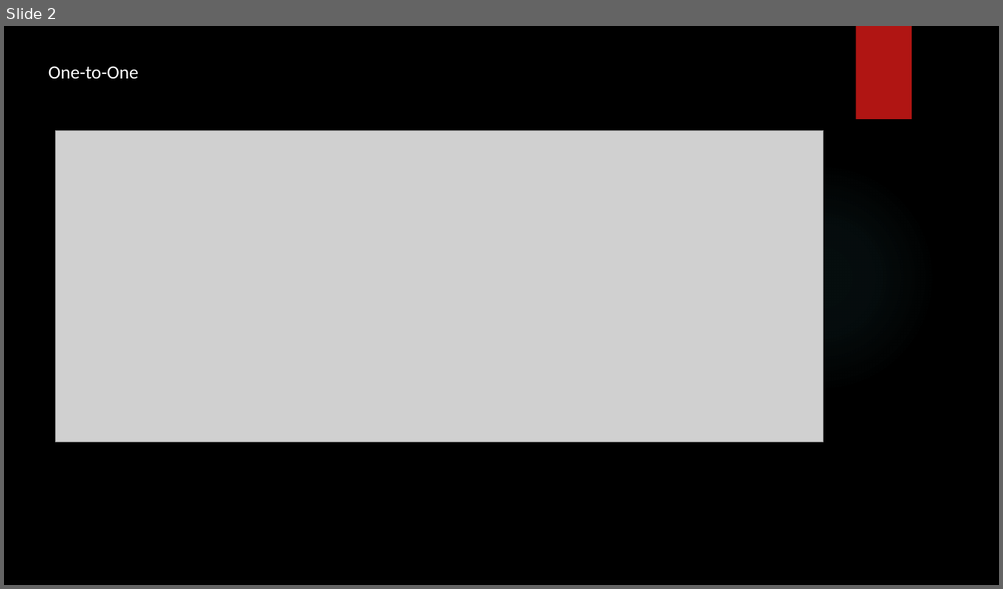
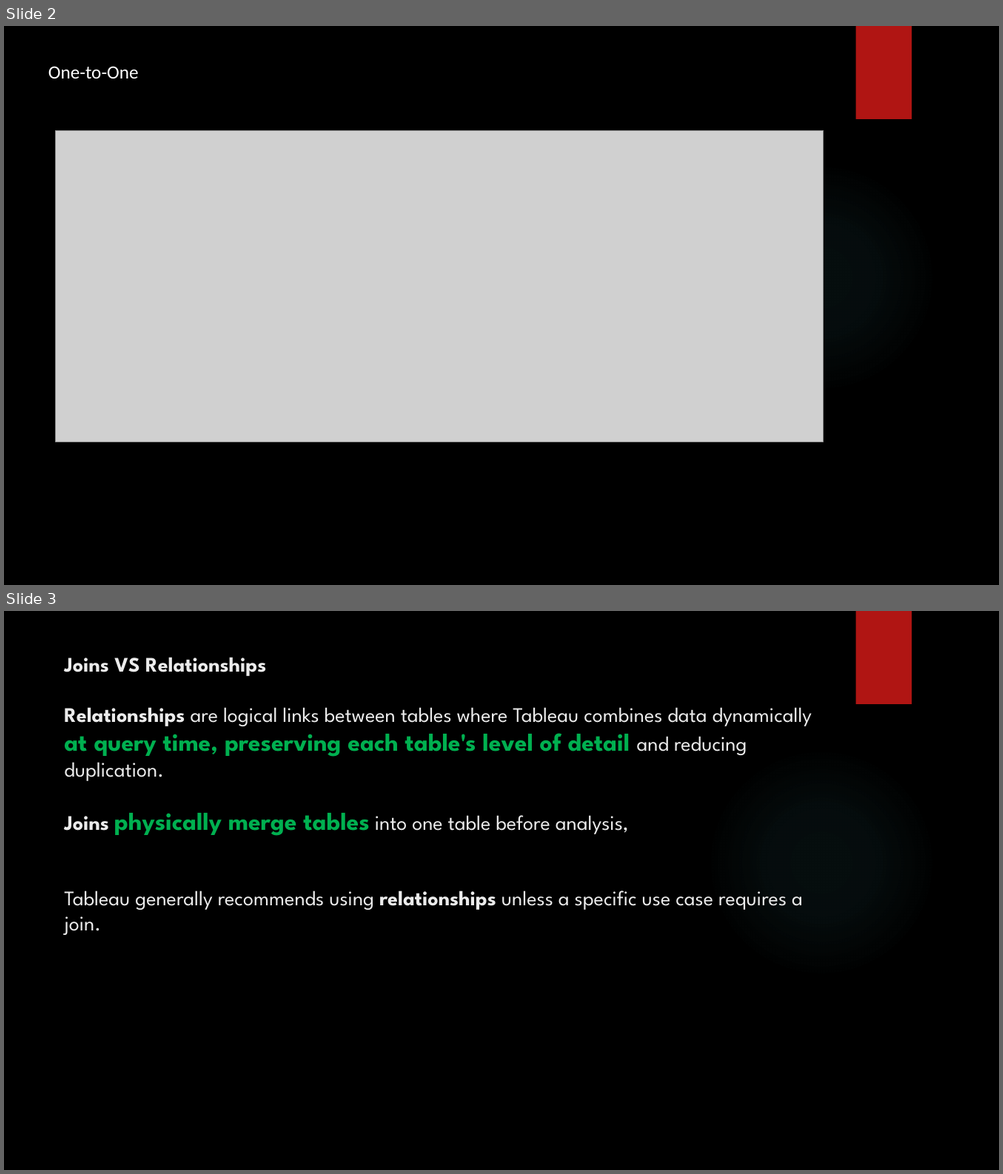
Before and after one commit to SHIVRAJSHINDE/Ethans, a slide deck: 17 18 20/2 Tableau/6.Data Modeling/Data Modeling .pptx. Shown one above the other, each under a label of ours: slide 2 before the commit, slides 2 and 3 after it. The pictures are 1003x589 and 1003x1174 pixels, drawn with LibreOffice and Linux fonts; fonts in the diff are those of the drawing; grey boxes stand for pictures; background and template pictures are left out. Boxes give left, top, right and bottom in pixels: in the first picture for what was removed or moved away, otherwise in the second. Text is boxed around its words. In the diff, an @@ line names an element or a change of style, - is before the commit and + after.

```diff
--- a/17 18 20/2 Tableau/6.Data Modeling/Data Modeling .pptx
+++ b/17 18 20/2 Tableau/6.Data Modeling/Data Modeling .pptx
@@ slide 3 added at box(4, 611, 999, 1170), background picture (left out); not listed: 2 template elements that a slide beside it also shows @@
@@ title added at box(64, 657, 812, 935), 20 pt, text #EBEBEB @@
+Joins VS Relationships
+Relationships are logical links between tables where Tableau combines data dynamically at query time, preserving each table's level of detail and reducing duplication.
+Joins physically merge tables into one table before analysis,
+Tableau generally recommends using relationships unless a specific use case requires a join.
```
Also in this commit, not shown: 1 other slide added, 47 other files.
